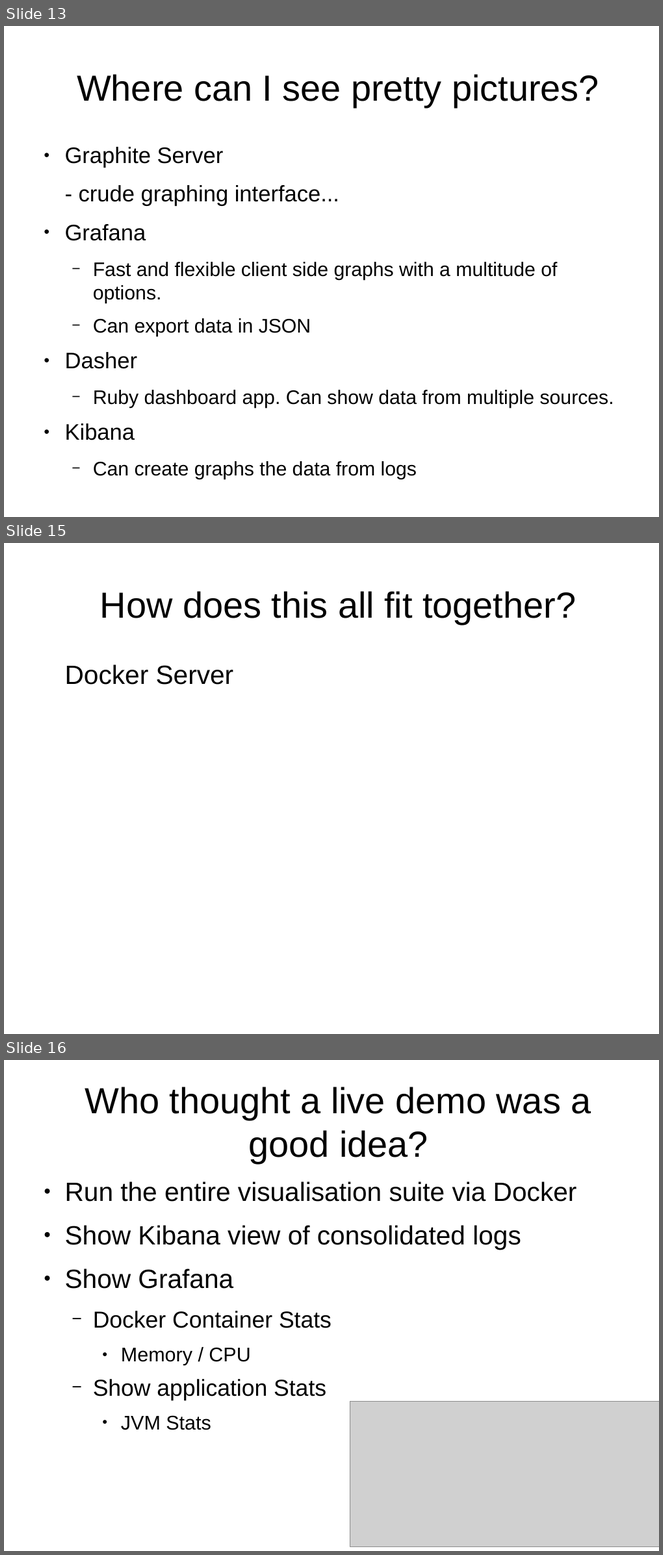
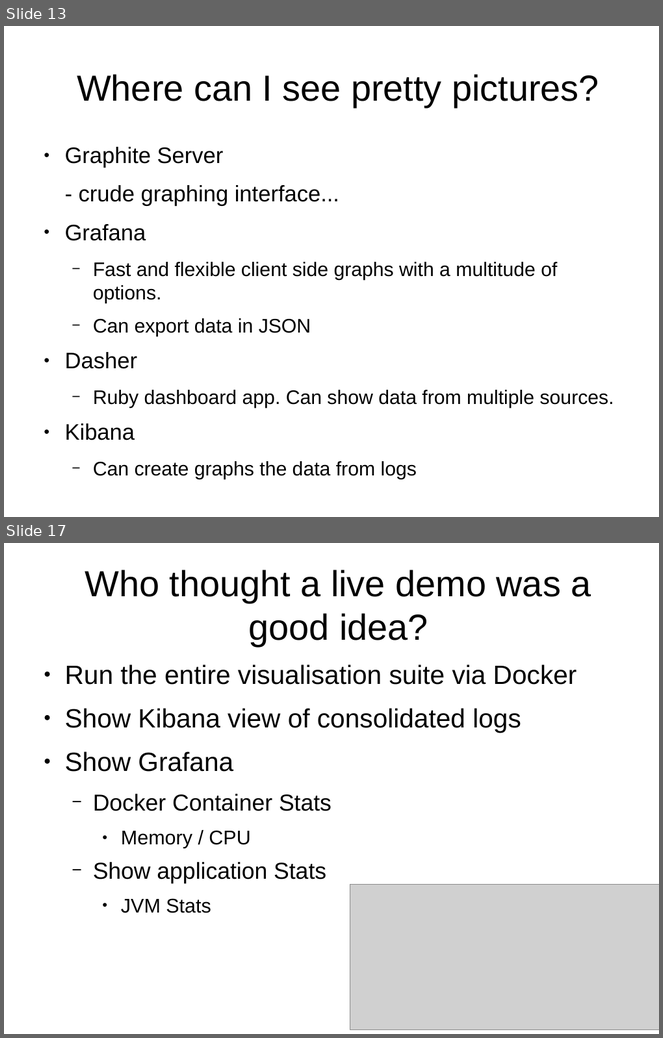
Before and after one commit to RobTaylor76/DevOpsNE-Visualisation-Talk, a slide deck: presentation.odp. Shown one above the other, each under a label of ours: slides 13, 15 and 16 before the commit, slides 13 and 17 after it; the slides between them are not shown. The pictures are 663x1555 and 663x1038 pixels, drawn with LibreOffice and Linux fonts; fonts in the diff are those of the drawing; grey boxes stand for pictures. Boxes give left, top, right and bottom in pixels: in the first picture for what was removed or moved away, otherwise in the second. Text is boxed around its words. In the diff, an @@ line names an element or a change of style, - is before the commit and + after.

```diff
--- a/presentation.odp
+++ b/presentation.odp
@@ slide 15 removed at (4,543,659,1034), background #FFFFFF @@
@@ title removed at (100,591,576,624) @@
-How does this all fit together?
@@ text removed at (65,665,234,685) @@
-Docker Server
@@ what was slide 16 is now slide 17 @@
```
Also in this commit, not shown: 6 slides changed, 2 slides added.
